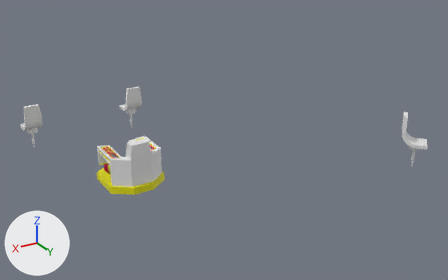
Two versions of the FBX model Assets/Models/MiscellaneousModels/BridgeModels/PositionSeatsV3.fbx, one commit apart.
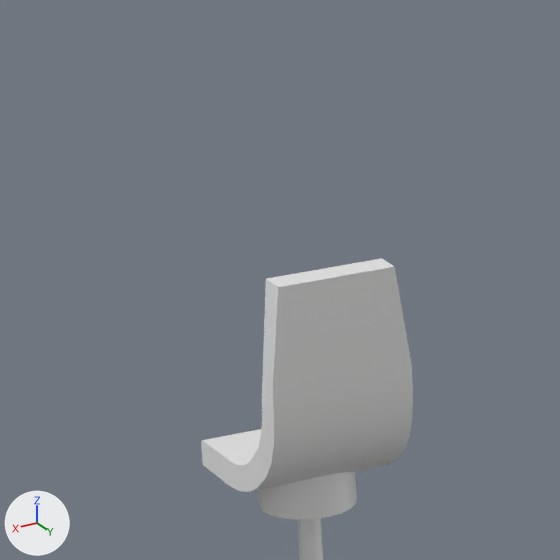
The first picture shows the older version from a camera (50 mm lens) standing at (6.61, 19.33, 7.2) and looking at (-3.32, 2.78, -1.07). The close-ups show the older and then the newer version on the part from 22% to 35% of the width and 21% to 42% of the height of that picture. Only the edits that show in the close-ups are written down. Every picture has the same lights, and +X, +Y and +Z are marked at lower left.

Objects in the first close-up: 'TacticianSeat'.
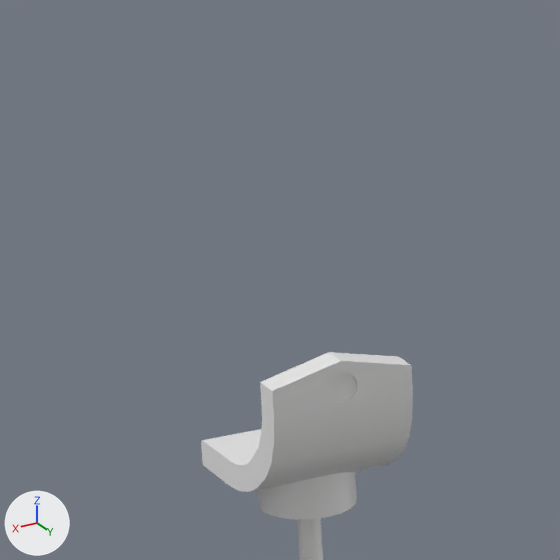
What differs and where, as boxes [x1, y1, x2, y2] in the close-ups (560 x 560 px):
'TacticianSeat', reshaped: before [201, 258, 413, 560]; after [201, 352, 413, 560]
part 1 of me_circle_002, cut back: before [262, 258, 413, 425]; after [260, 352, 413, 425]

What the commit changed:
Material 'SeatGlass' (mat_seatglass) is new.
Its base color is (0.8, 0.8, 0.8) (white #e7e7e7).
me_circle_002 is used by ob_tacticianseat; location (0.0, 0.0, 0.0).
me_circle_002 had 260 vertices, 322 faces and spanned x -2.2..-1.6, y -2.25..-1.44, z -1.94..-0.21.
me_circle_002 now has 418 vertices, 541 faces and spans x -2.2..-1.6, y -2.25..-1.44, z -1.94..-0.56.
Part 1, on me_circle_002:
4 vertices are removed from x -2.15..-1.65, y -1.56..-1.44, z -0.21.
13 faces are deleted.
4 vertices in x -2.2..-1.6, y -1.56..-1.5, z -0.7 move by (0.0, 0.0, 0.07).
2 vertices move from x -2.15..-1.65, y -1.5, z -0.21 to x -1.94..-1.85, y -1.44, z -0.63.
162 vertices are added at x -1.96..-1.84, y -1.56..-1.44, z -0.73..-0.56.
3 new faces join them, mat_seatblue (white #e7e7e7).
103 new faces join them, mat_seatlightgray (white #e7e7e7).
96 new faces join them, mat_seatdarkgray (white #e7e7e7).
30 new faces join them, mat_seatglass (white #e7e7e7).
me_circle_002 gains material mat_seatglass (white #e7e7e7).
